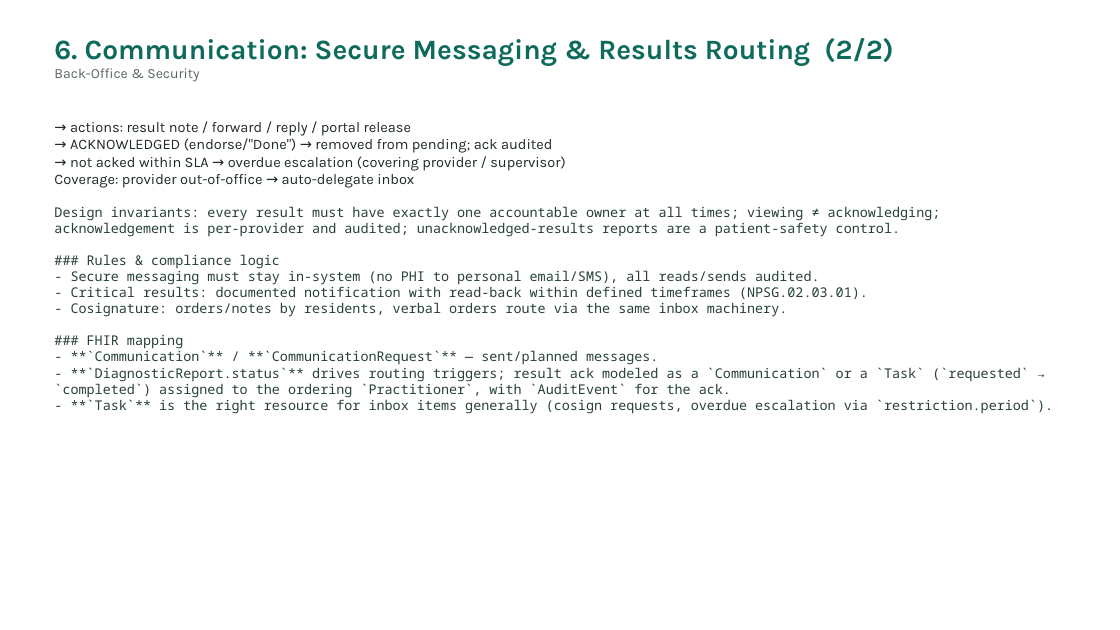
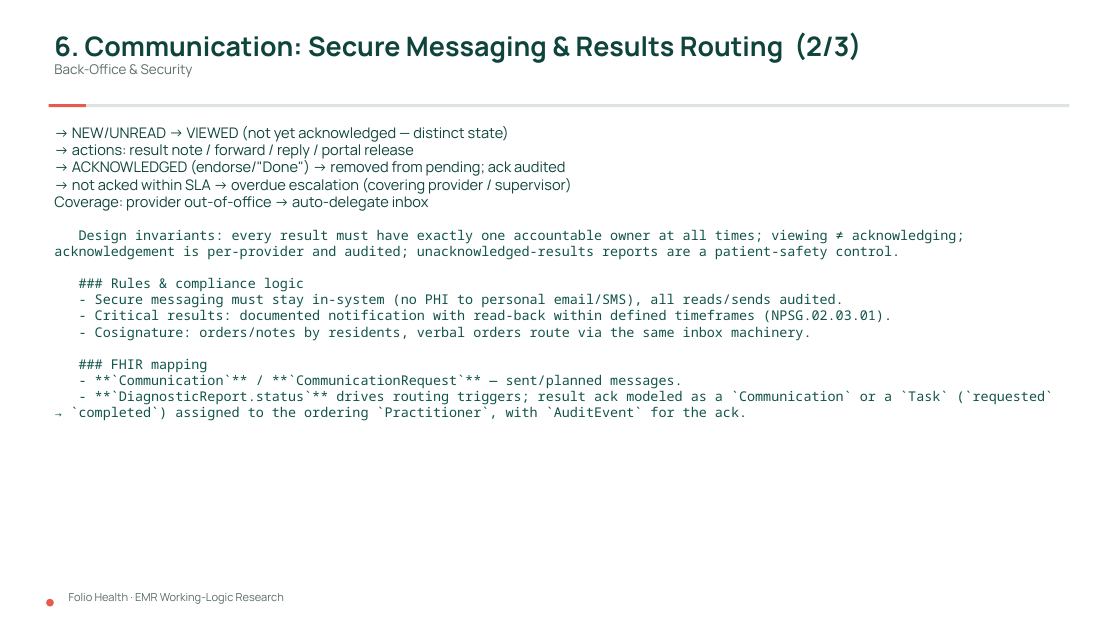
Before and after one commit to Folio-Health/Folio-Health-prototype, a slide deck: slide 55 of folio-health/docs/research/EMR-Working-Logic-Research.pptx (slide 53 before the commit). Drawn at 1120x630 pixels with LibreOffice and Linux fonts; fonts in the diff are those of the drawing. Boxes give left, top, right and bottom in pixels: in the first picture for what was removed or moved away, otherwise in the second. Text is boxed around its words. In the diff, an @@ line names an element or a change of style, - is before the commit and + after.

```diff
--- a/folio-health/docs/research/EMR-Working-Logic-Research.pptx
+++ b/folio-health/docs/research/EMR-Working-Logic-Research.pptx
@@ text at box(54, 32, 862, 63): text changed; size 24 to 23 pt; font Karla to Manrope; text colour #0E6B5C to #0E443B @@
-6. Communication: Secure Messaging & Results Routing (2/2)
+6. Communication: Secure Messaging & Results Routing (2/3)
@@ text at box(54, 64, 193, 77): size 12 to 11.5 pt, font Karla to Manrope, text colour #5A6663 to #5C6D69 in "Back-Office & Security" @@
@@ rectangle added at box(49, 104, 87, 108), fill #E65A4F @@
@@ rectangle added at box(87, 104, 1070, 108), fill #DCE3E1 @@
@@ text at box(54, 144, 1054, 421): font Karla to Manrope, text colour #1F2A28 to #0E443B in "→ actions: result note / forward / ...", "→ ACKNOWLEDGED (endorse/"Done") → removed from pending; ...", "→ not acked within SLA → overdue ...", "Coverage: provider out-of-office → auto-delegate inbox"; text colour #27403B to #11534A in "Design invariants: every result must have exactly ...", "### Rules & compliance logic", "- Secure messaging must stay in-system (no ...", "- Critical results: documented notification with read-back ..." and 4 more places @@
@@ text at box(72, 126, 509, 142): paragraph added @@
+→ NEW/UNREAD → VIEWED (not yet acknowledged — distinct state)
@@ text at box(71, 397, 1053, 414): paragraph removed @@
-- **`Task`** is the right resource for inbox items generally (cosign requests, overdue escalation via `restriction.period`).
@@ ellipse added at box(46, 599, 54, 607), fill #E65A4F @@
@@ text added at box(69, 593, 284, 604), 9.5 pt, text #5C6D69 @@
+Folio Health · EMR Working-Logic Research
```
Also in this commit, not shown: 53 other slides changed, 3 slides added, 2 other files.
